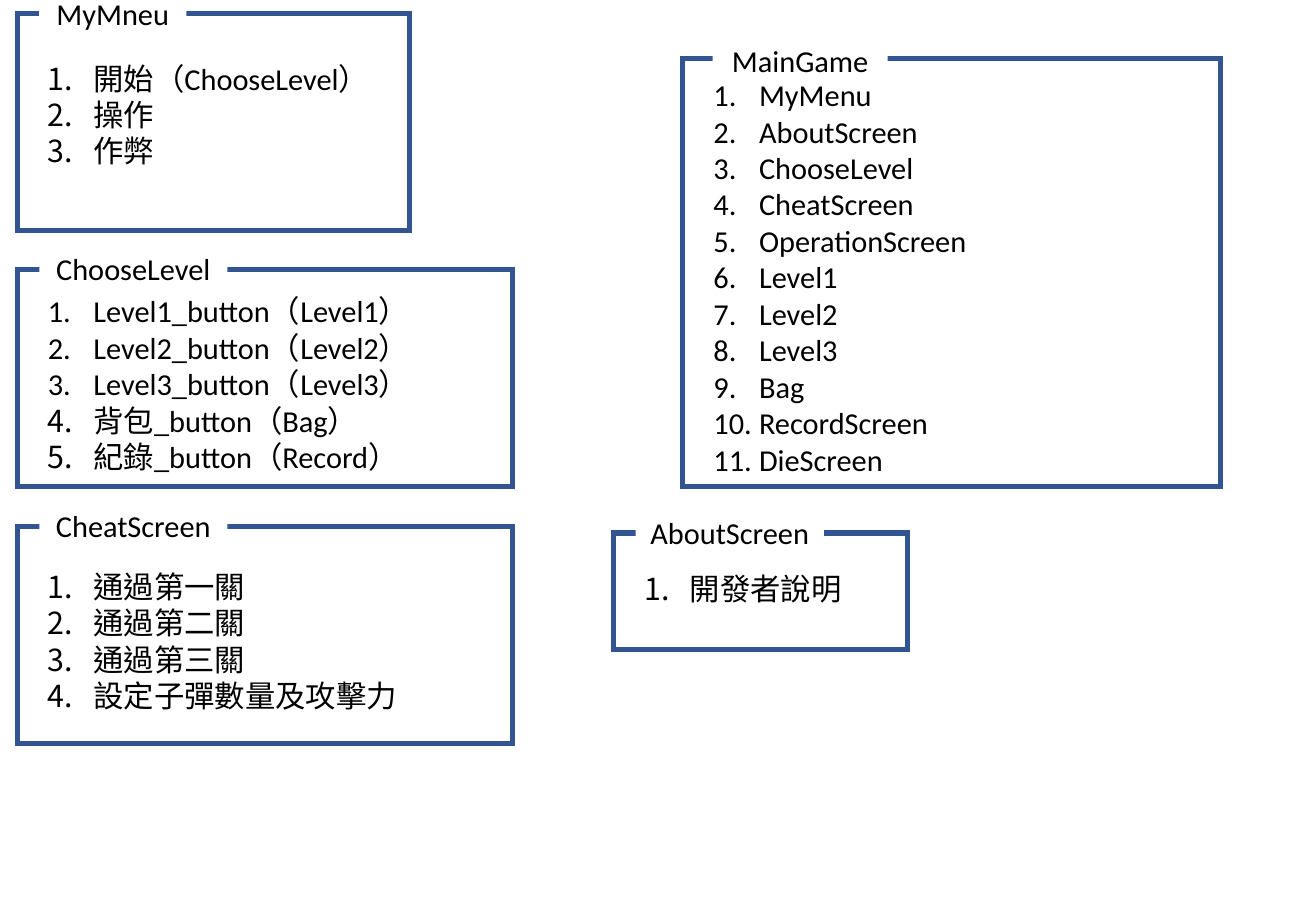
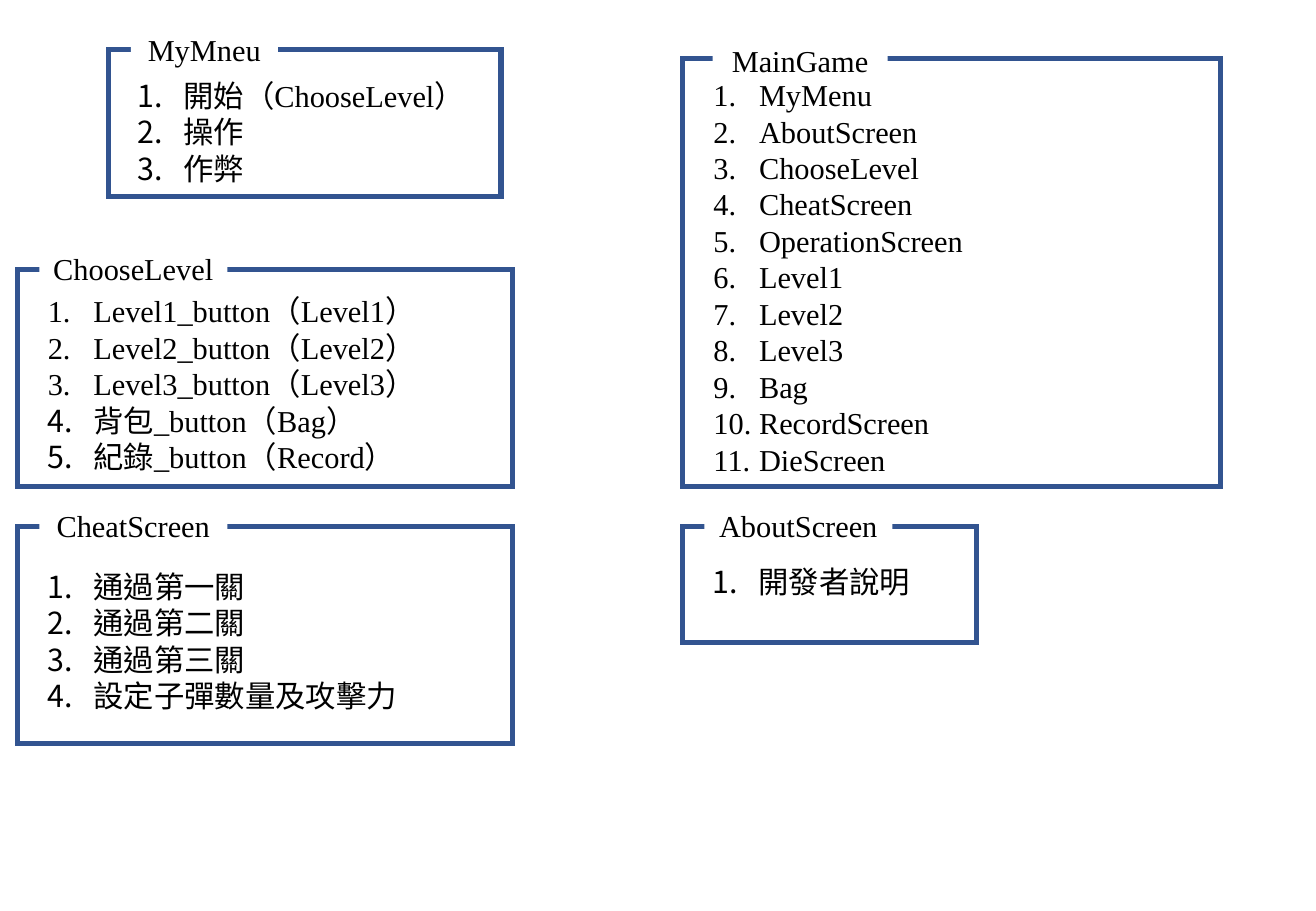
Before and after one commit to YangKelvin/SuperAdventure, a slide deck: slide 10 of images/簡報1.pptx (slide 8 before the commit). Drawn at 1316x911 pixels with LibreOffice and Linux fonts; fonts in the diff are those of the drawing. Boxes give left, top, right and bottom in pixels: in the first picture for what was removed or moved away, otherwise in the second. Text is boxed around its words. In the diff, an @@ line names an element or a change of style, - is before the commit and + after.

```diff
--- a/images/簡報1.pptx
+++ b/images/簡報1.pptx
@@ rectangle: place and size @@
-rectangle at bbox=[17, 13, 410, 231]
+rectangle at bbox=[108, 50, 501, 197]
@@ text "開始（ChooseLevel）": place and size @@
-text "開始（ChooseLevel）" at bbox=[93, 64, 369, 165]
+text "開始（ChooseLevel）" at bbox=[183, 81, 465, 183]
@@ text "MyMneu": place and size @@
-text "MyMneu" at bbox=[56, 5, 169, 30]
+text "MyMneu" at bbox=[148, 41, 261, 68]
@@ rectangle "CheatScreen": place and size @@
-rectangle "CheatScreen" at bbox=[56, 516, 211, 538]
+rectangle "CheatScreen" at bbox=[39, 513, 227, 540]
@@ rectangle: place and size @@
-rectangle at bbox=[614, 533, 908, 650]
+rectangle at bbox=[683, 526, 977, 643]
@@ text "開發者說明": place and size @@
-text "開發者說明" at bbox=[690, 574, 842, 603]
+text "開發者說明" at bbox=[758, 567, 910, 596]
@@ font Calibri to Times New Roman in 10 elements at bbox=[53, 259, 213, 281], bbox=[93, 299, 415, 472], bbox=[732, 52, 868, 73], bbox=[759, 86, 963, 472], bbox=[93, 572, 397, 710], bbox=[758, 567, 910, 596], bbox=[183, 81, 465, 183], bbox=[148, 41, 261, 68], bbox=[39, 513, 227, 540], bbox=[705, 513, 893, 540] @@
@@ rectangle "AboutScreen": place and size @@
-rectangle "AboutScreen" at bbox=[650, 523, 809, 545]
+rectangle "AboutScreen" at bbox=[705, 513, 893, 540]
```
Also in this commit, not shown: 3 slides added, 1 slide removed, 9 other files.
